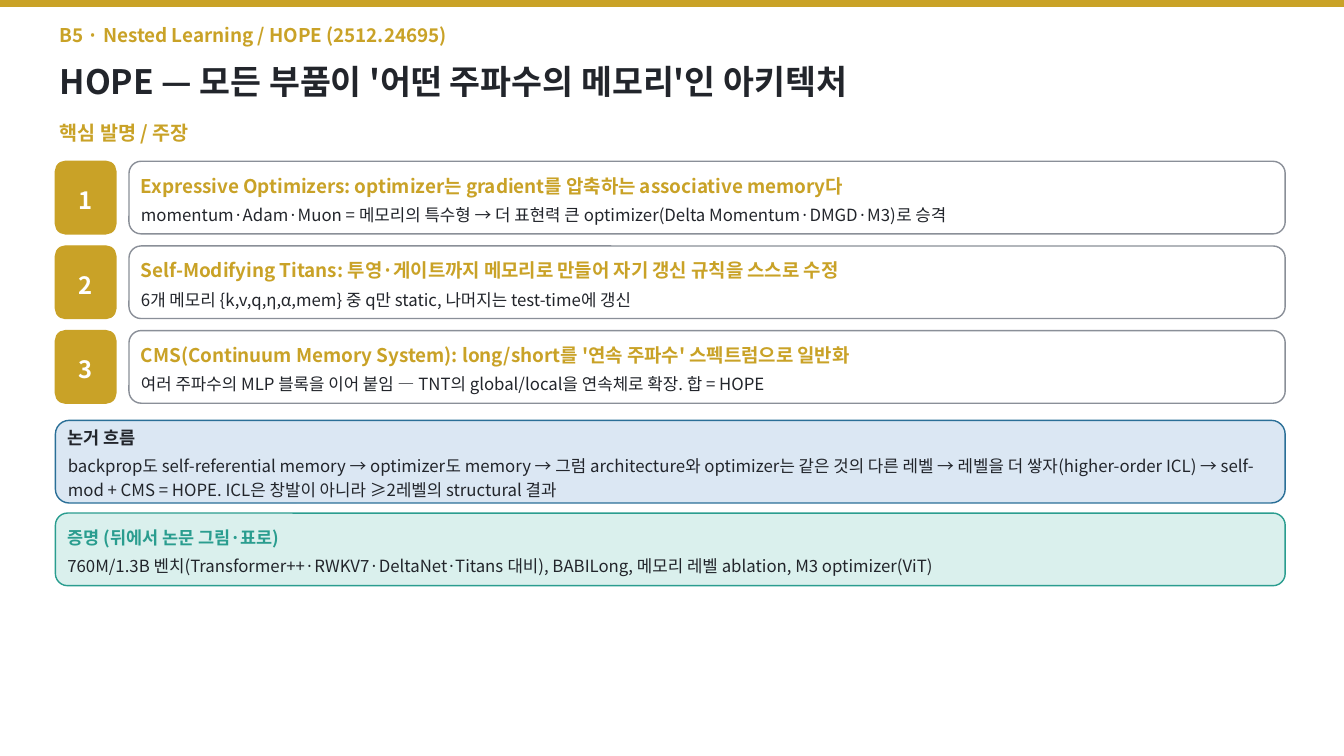
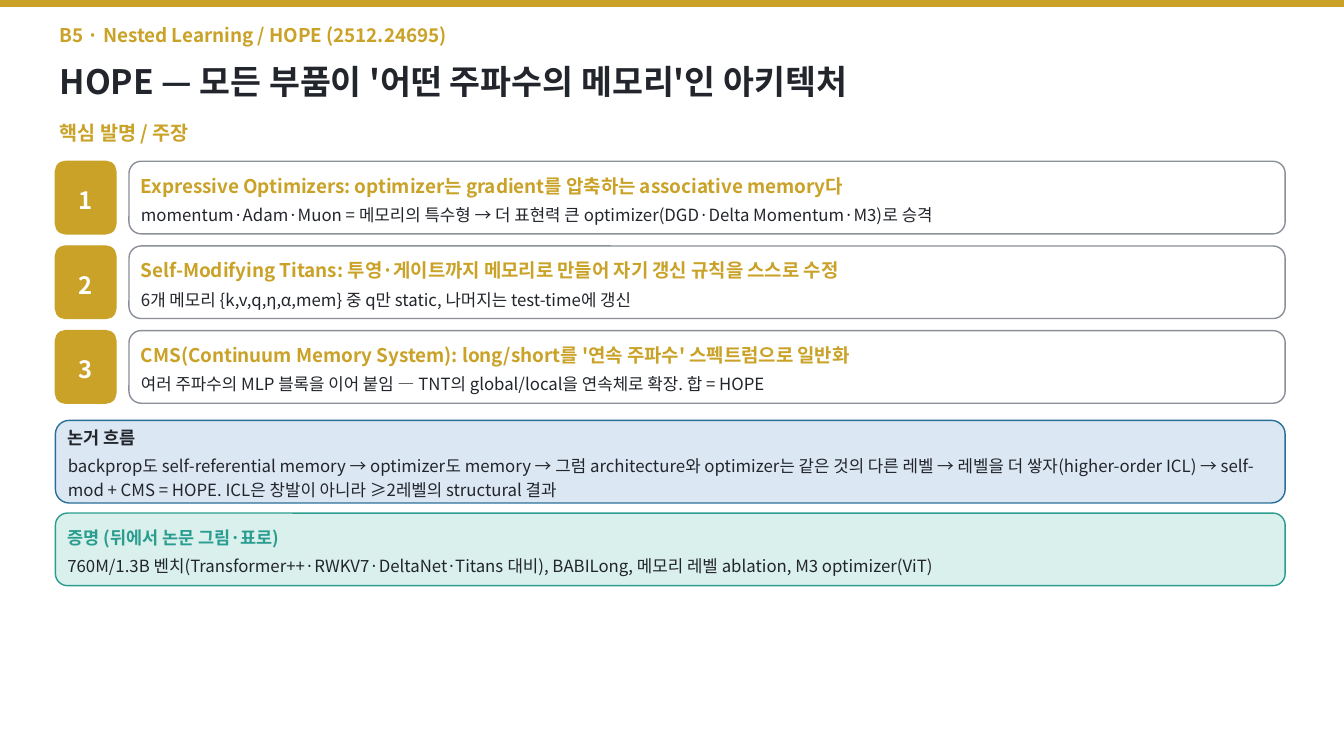
Before and after one commit to jimmylegendary/neural-memory-study, a slide deck: slide 57 of seminar/TTT-seminar.pptx. Drawn at 1344x756 pixels with LibreOffice and Linux fonts; fonts in the diff are those of the drawing. Boxes give left, top, right and bottom in pixels: in the first picture for what was removed or moved away, otherwise in the second. Text is boxed around its words. In the diff, an @@ line names an element or a change of style, - is before the commit and + after.

```diff
--- a/seminar/TTT-seminar.pptx
+++ b/seminar/TTT-seminar.pptx
@@ text in rounded rectangle at [141, 207, 933, 225]: text changed @@
-momentum·Adam·Muon = 메모리의 특수형 → 더 표현력 큰 optimizer(Delta Momentum·DMGD·M3)로 승격
+momentum·Adam·Muon = 메모리의 특수형 → 더 표현력 큰 optimizer(DGD·Delta Momentum·M3)로 승격
```
Also in this commit, not shown: 10 other slides changed, 2 other files.
